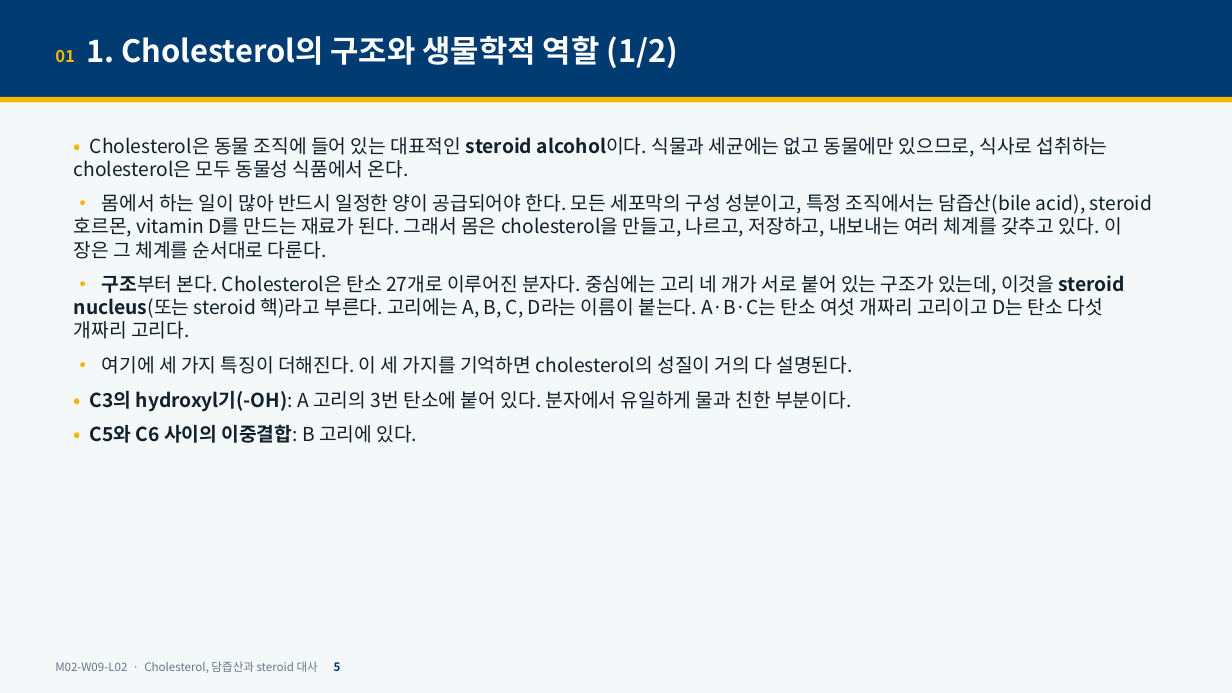
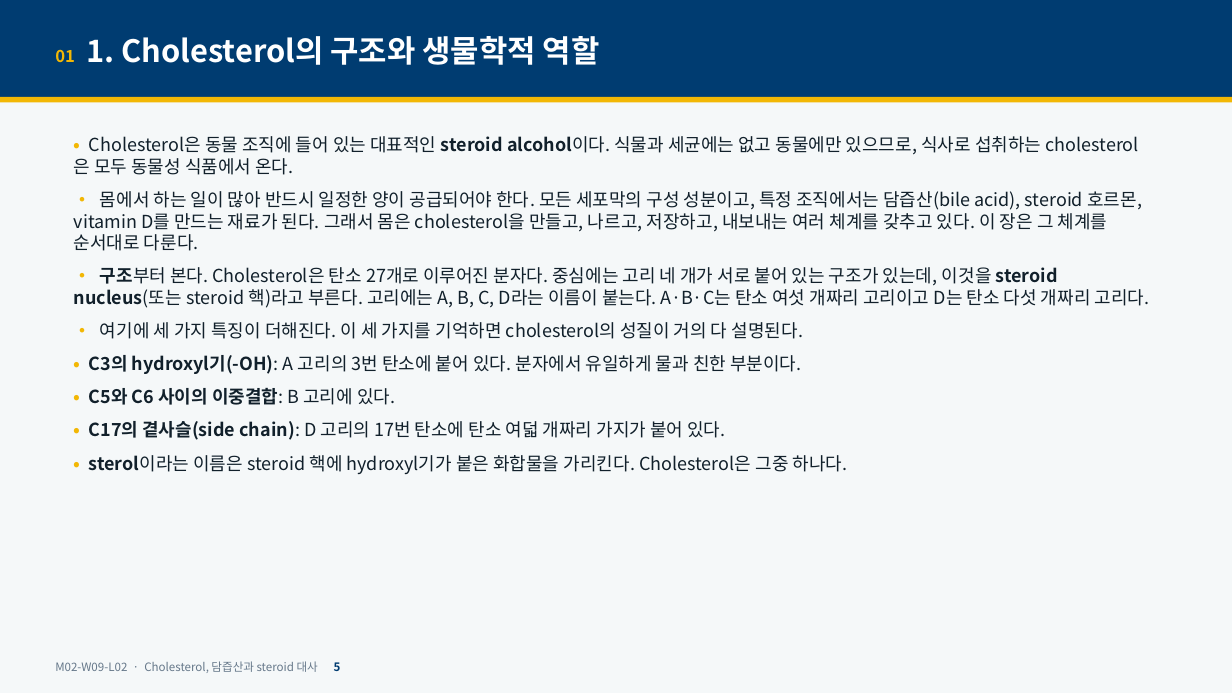
Before and after one commit to hoperiasd2/hoperiasd2.github.io, a slide deck: slide 5 of curriculum/M02/W09/L02/slides.pptx. Drawn at 1232x693 pixels with LibreOffice and Linux fonts; fonts in the diff are those of the drawing. Boxes give left, top, right and bottom in pixels: in the first picture for what was removed or moved away, otherwise in the second. Text is boxed around its words. In the diff, an @@ line names an element or a change of style, - is before the commit and + after.

```diff
--- a/curriculum/M02/W09/L02/slides.pptx
+++ b/curriculum/M02/W09/L02/slides.pptx
@@ text at bbox=[55, 36, 600, 65]: text changed @@
-01 1. Cholesterol의 구조와 생물학적 역할 (1/2)
+01 1. Cholesterol의 구조와 생물학적 역할
@@ text at bbox=[74, 136, 1150, 405]: size 15 to 14 pt in "• Cholesterol은 동물 조직에 들어 있는 대표적인 ...", "• 몸에서 하는 일이 많아 반드시 일정한 ...", "• 구조부터 본다. Cholesterol은 탄소 27개로 이루어진 ...", "• 여기에 세 가지 특징이 더해진다. 이 ..." and 2 more places @@
@@ text at bbox=[89, 421, 848, 474]: paragraphs added @@
+• C17의 곁사슬(side chain): D 고리의 17번 탄소에 탄소 여덟 개짜리 가지가 붙어 있다.
+• sterol이라는 이름은 steroid 핵에 hydroxyl기가 붙은 화합물을 가리킨다. Cholesterol은 그중 하나다.
```
Also in this commit, not shown: 31 other slides changed, 13 slides added, 3 other files.
